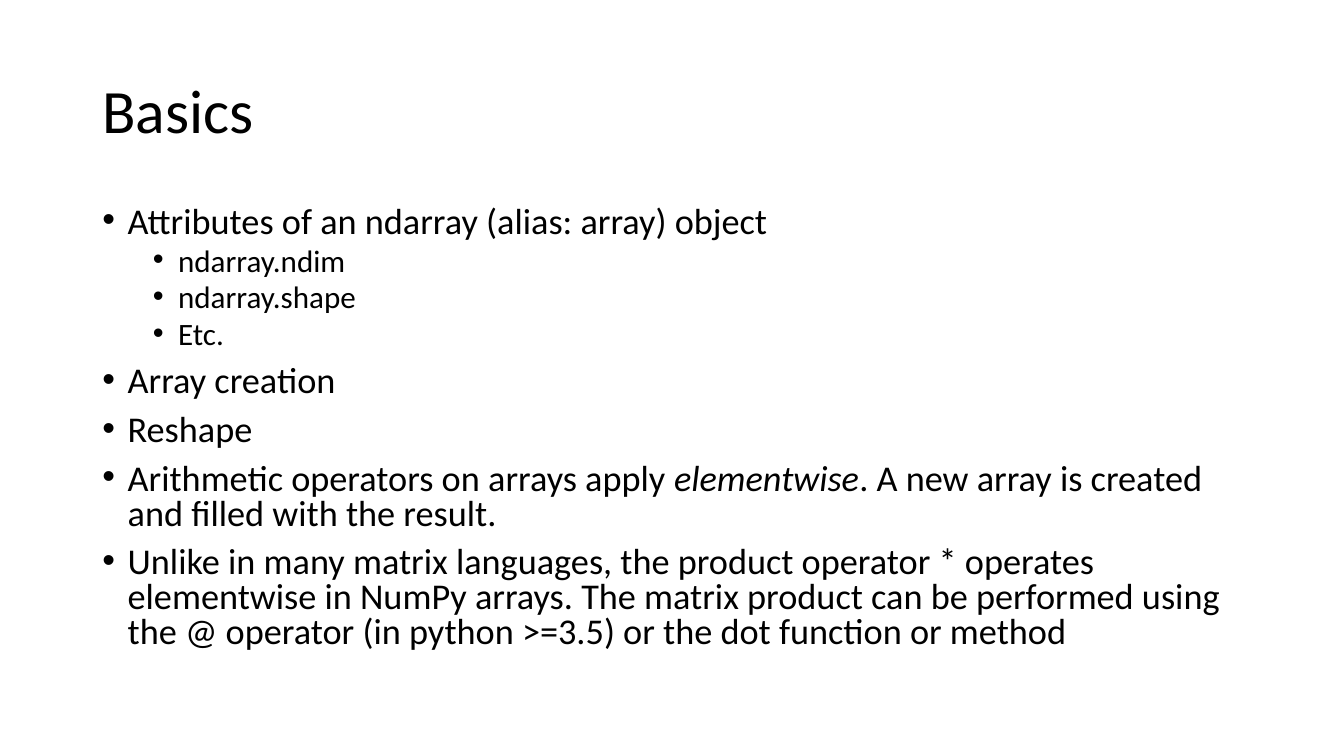
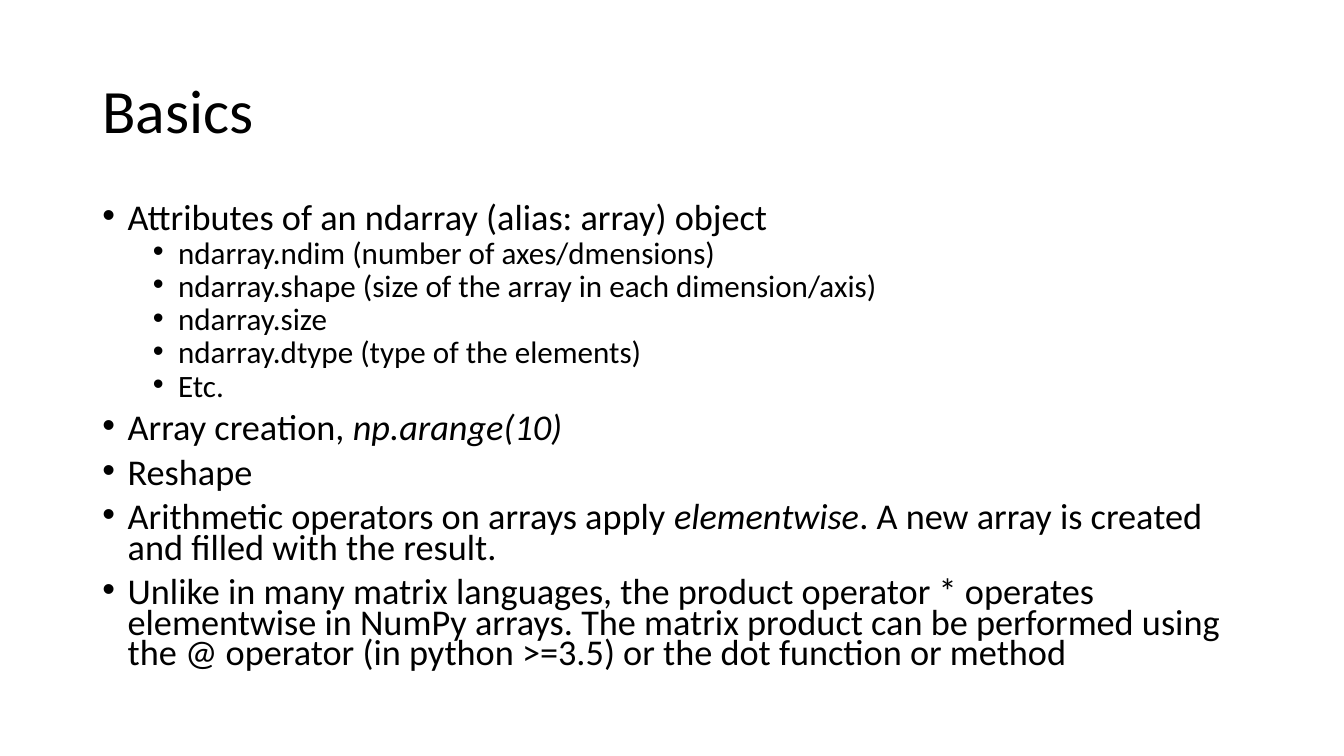
Before and after one commit to FranzGH/IoT_ML, a slide deck: slide 3 of Numpy.pptx. Drawn at 1344x756 pixels with LibreOffice and Linux fonts; fonts in the diff are those of the drawing. Boxes give left, top, right and bottom in pixels: in the first picture for what was removed or moved away, otherwise in the second. Text is boxed around its words. In the diff, an @@ line names an element or a change of style, - is before the commit and + after.

```diff
--- a/Numpy.pptx
+++ b/Numpy.pptx
@@ text at (x1=128, y1=203, x2=1220, y2=671): line spacing 0.8 to 0.7 @@
@@ text at (x1=178, y1=241, x2=876, y2=368): text changed @@
-  • ndarray.ndim
-  • ndarray.shape
+  • ndarray.ndim (number of axes/dmensions)
+  • ndarray.shape (size of the array in each dimension/axis)
+  • ndarray.size
+  • ndarray.dtype (type of the elements)
@@ text at (x1=128, y1=413, x2=562, y2=447): text changed @@
-• Array creation
+• Array creation, np.arange(10)
```
Also in this commit, not shown: 6 other slides changed, 18 other files.
